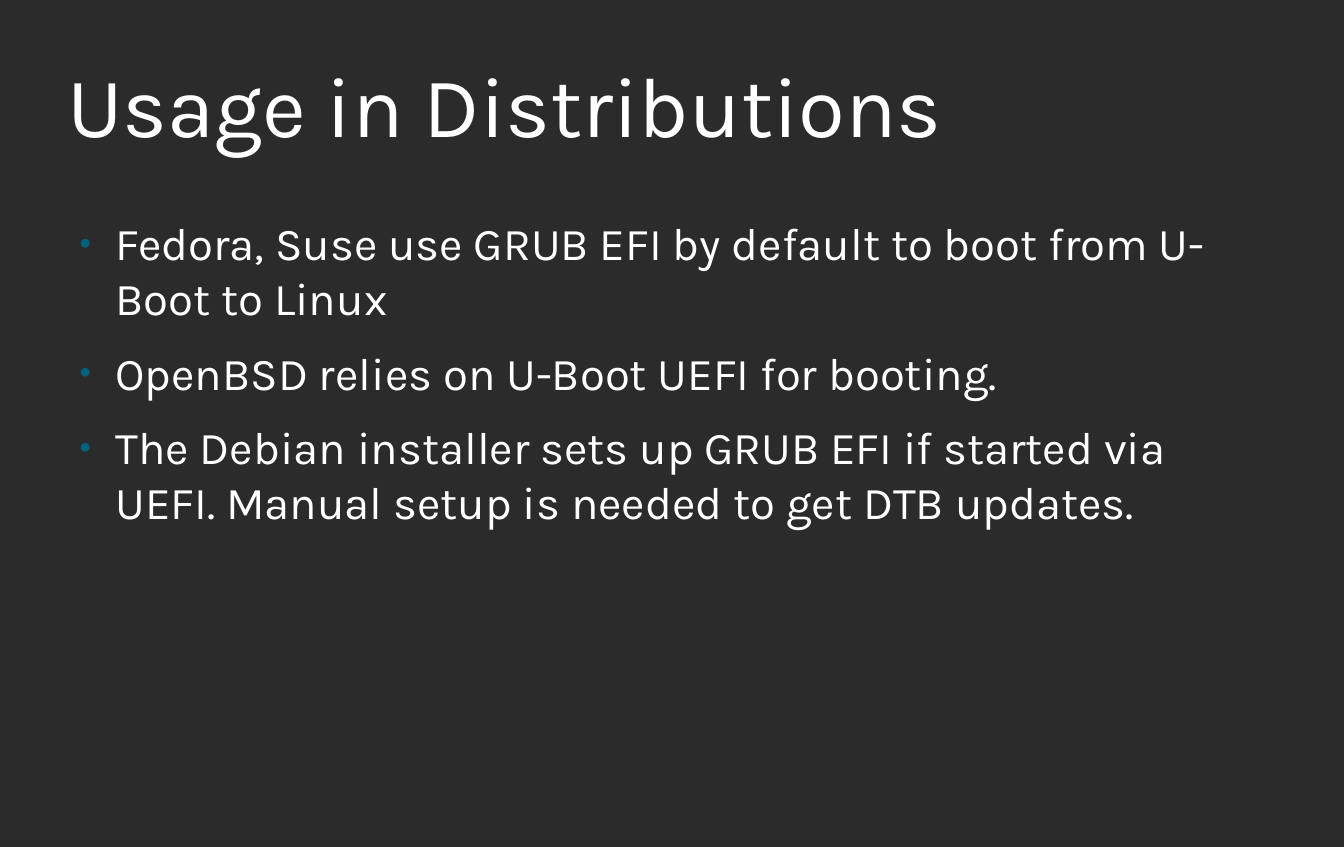
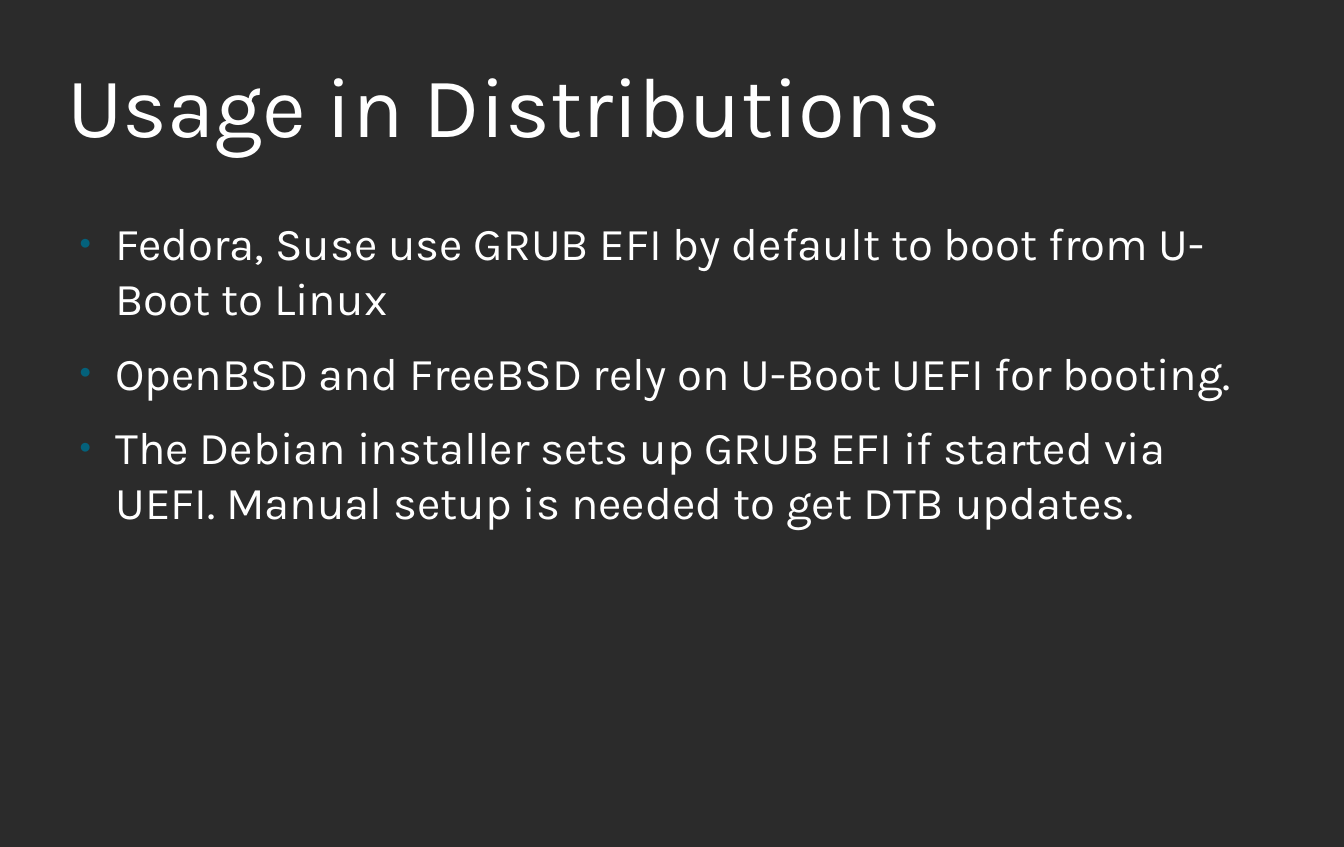
Before and after one commit to U-Boot-EFI/u-boot-efi-presentations, a slide deck: slide 4 of U-Boot-s_UEFI_sub-system-2019-08-24.odp. Drawn at 1344x847 pixels with LibreOffice and Linux fonts; fonts in the diff are those of the drawing; background and template pictures are left out; a plain dark background stands for a picture behind light text. Boxes give left, top, right and bottom in pixels: in the first picture for what was removed or moved away, otherwise in the second. Text is boxed around its words. In the diff, an @@ line names an element or a change of style, - is before the commit and + after.

Commit message:
Mention FreeBSD using U-Boot's UEFI sub-system for booting

```diff
--- a/U-Boot-s_UEFI_sub-system-2019-08-24.odp
+++ b/U-Boot-s_UEFI_sub-system-2019-08-24.odp
@@ text at (115, 358, 1231, 401): text changed @@
-● OpenBSD relies on U-Boot UEFI for booting.
+● OpenBSD and FreeBSD rely on U-Boot UEFI for booting.
```
